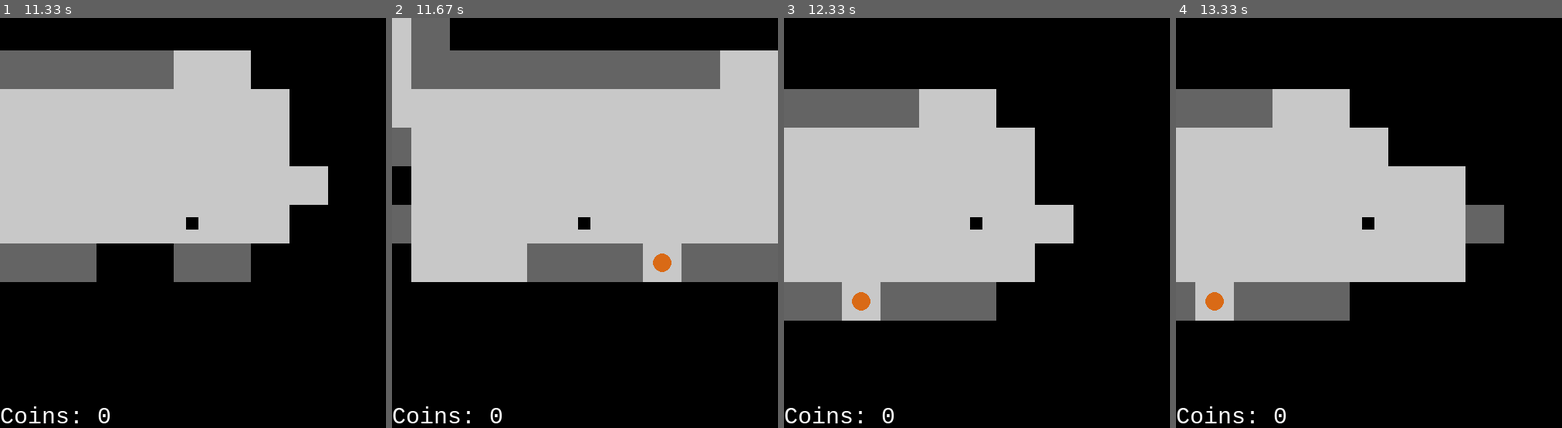
Above: before the commit, frames 1-4 (left to right).
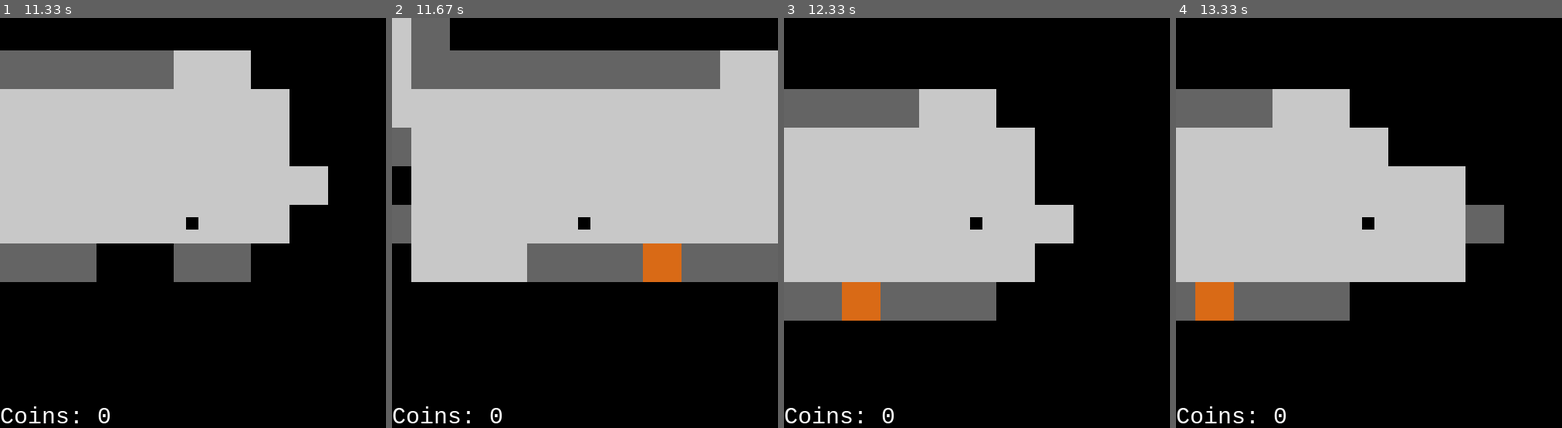
Above: after the commit, the same moments.

Repository: sillypantscoder/pygame_maze
Game: pygame game, started from main.py
Same seed, same stepped clock (60 frames per second), same inputs: the game is played once before the commit and once after it.
Inputs:
- Up to frame 1 (11.33 s): hold Up 0.33-0.8 s; hold Right 0.83-1.47 s; hold Down 1.5-1.87 s; hold Left 1.9-2.37 s; hold Right 2.4-2.87 s; hold Up 2.9-3.2 s; hold Left 3.73-4.27 s; hold Down 4.3-4.6 s; hold Left 4.63-5.03 s; hold Right 5.47-6.1 s; hold Down 6.13-6.5 s; hold Left 6.53-7 s; hold Right 7.03-7.5 s; hold Up 7.53-7.83 s; hold Right 7.87-8.33 s; hold Left 8.37-8.9 s; hold Down 8.93-9.23 s; hold Left 9.27-9.67 s; hold Up 9.7-10.07 s; hold Right 10.1-10.73 s; hold Down 10.77-11.13 s; hold Left from 11.17 s (still down)
- Up to frame 2 (11.67 s): release Left at 11.63 s
- Up to frame 3 (12.33 s): hold Right 11.67-12.13 s; hold Up from 12.17 s (still down)
- Up to frame 4 (13.33 s): release Up at 12.47 s; hold Right 12.5-12.97 s; hold Left from 13 s (still down)

Frame 1 is identical in both runs. In frame 2, 0.8% of the frame differs, in the area x 65-75%, y 54-65%; in frame 3, 0.8%; in frame 4, 0.8%.

Commit message:
Doors open when you walk on them

Diff:
--- a/main.py
+++ b/main.py
@@ -10,8 +10,7 @@
 TEXTCOLOR = (255, 255, 255)
 TILEEMPTY = (200, 200, 200)
 TILEWALL = (100, 100, 100)
-COINCOLOR = (217, 106, 22)
-TILEENDGAME = (0, 120, 68)
+TILEDOOR = (217, 106, 22)
 PLAYERCOLOR = (0, 0, 0)
 
 # Setup
@@ -97,21 +96,19 @@
 	for cell in BOARD:
 		cellrect = pygame.Rect(cell["x"] * ZOOM, cell["y"] * ZOOM, ZOOM, ZOOM)
 		cellrect.move_ip(*offset)
+		player_on = (cell["x"] == playerpos[0]) and (cell["y"] == playerpos[1])
 		if cell["state"] == 0:
 			pygame.draw.rect(screen, TILEEMPTY, cellrect)
-		if cell["state"] == 1:
+		elif cell["state"] == 1:
 			pygame.draw.rect(screen, TILEWALL, cellrect)
-		if cell["state"] == 2:
+		elif cell["state"] == 2:
 			pygame.draw.rect(screen, TILEEMPTY, cellrect)
-			pygame.draw.circle(screen, COINCOLOR, cellrect.center, int(ZOOM / 4))
-			if cell["x"] == playerpos[0] and cell["y"] == playerpos[1]:
-				cell["state"] = 0
-				coins += 1
-		if cell["state"] == 3:
-			pygame.draw.rect(screen, TILEENDGAME, cellrect)
-			if cell["x"] == playerpos[0] and cell["y"] == playerpos[1] and coins > 20:
-				print("You Win")
-				coins -= 20
+			pygame.draw.rect(screen, TILEDOOR, cellrect, ZOOM//10 if player_on else 0)
+		else:
+			pygame.draw.rect(screen, TILEEMPTY, cellrect)
+			o = (cellrect.width / 2, cellrect.height / 2)
+			pygame.draw.rect(screen, TILEWALL, pygame.Rect(cellrect.left, cellrect.top, *o))
+			pygame.draw.rect(screen, TILEWALL, pygame.Rect(cellrect.left + o[0], cellrect.top + o[0], *o))
 	playerrect = pygame.Rect((playerpos[0] * ZOOM) + (ZOOM / 3), (playerpos[1] * ZOOM) + (ZOOM / 3), ZOOM / 3, ZOOM / 3)
 	playerrect.move_ip(*offset)
 	pygame.draw.rect(screen, PLAYERCOLOR, playerrect)
